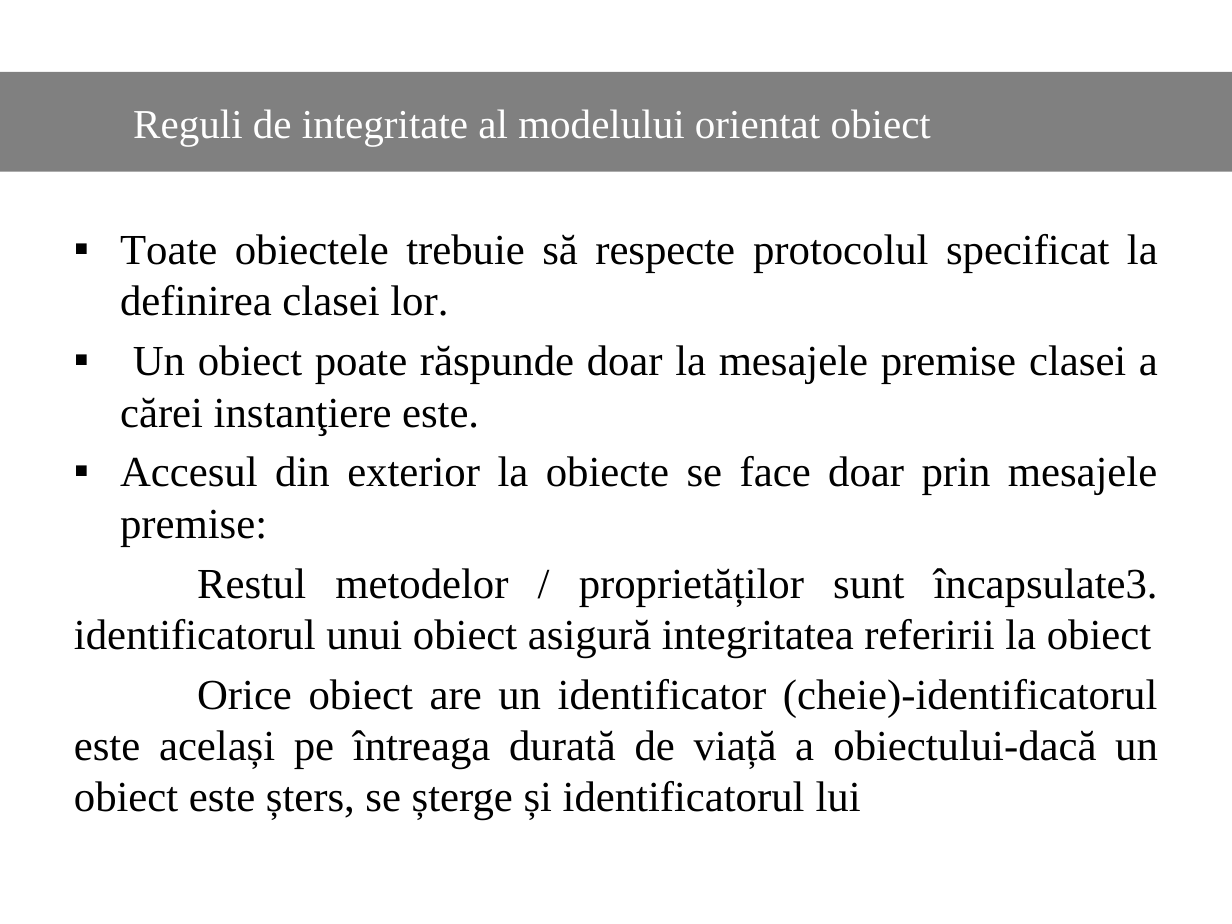
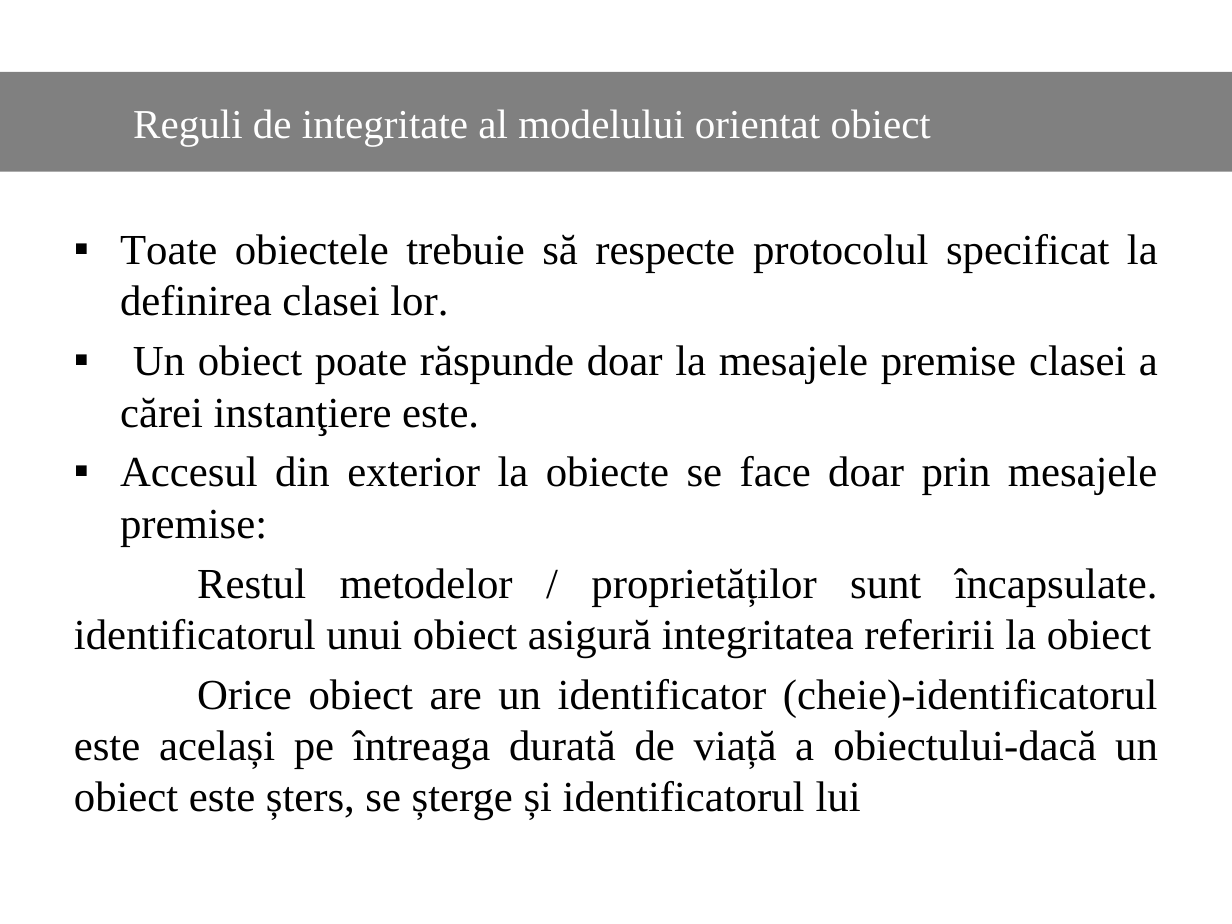
Before and after one commit to Dani25/BDOO, a slide deck: slide 28 of bdoo.pptx. Drawn at 1232x924 pixels with LibreOffice and Linux fonts; fonts in the diff are those of the drawing. Boxes give left, top, right and bottom in pixels: in the first picture for what was removed or moved away, otherwise in the second. Text is boxed around its words. In the diff, an @@ line names an element or a change of style, - is before the commit and + after.

```diff
--- a/bdoo.pptx
+++ b/bdoo.pptx
@@ text at (x1=74, y1=568, x2=1158, y2=657): text changed @@
-Restul metodelor / proprietăților sunt încapsulate3. identificatorul unui obiect asigură integritatea referirii la obiect
+Restul metodelor / proprietăților sunt încapsulate. identificatorul unui obiect asigură integritatea referirii la obiect
```
Also in this commit, not shown: 18 other slides changed.
